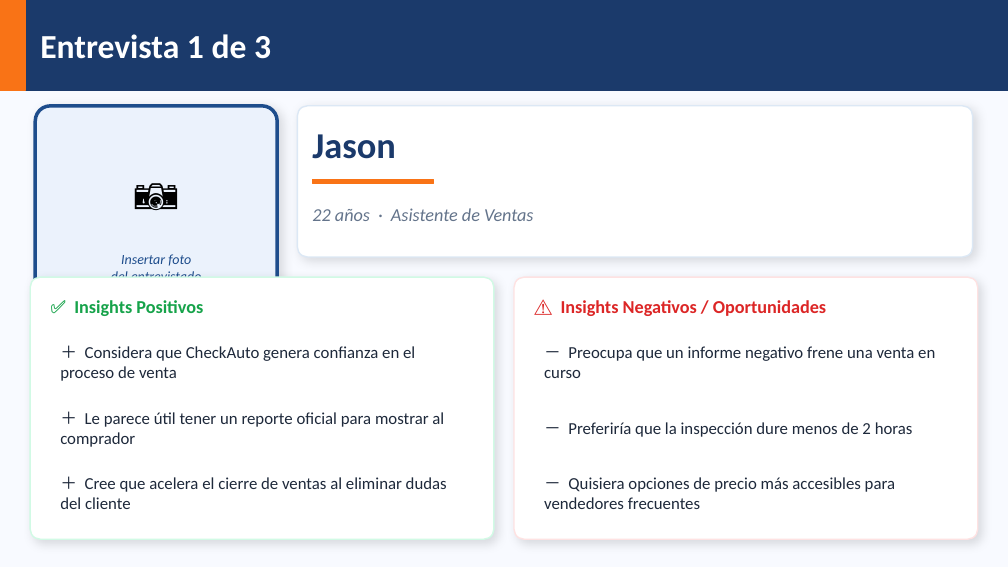
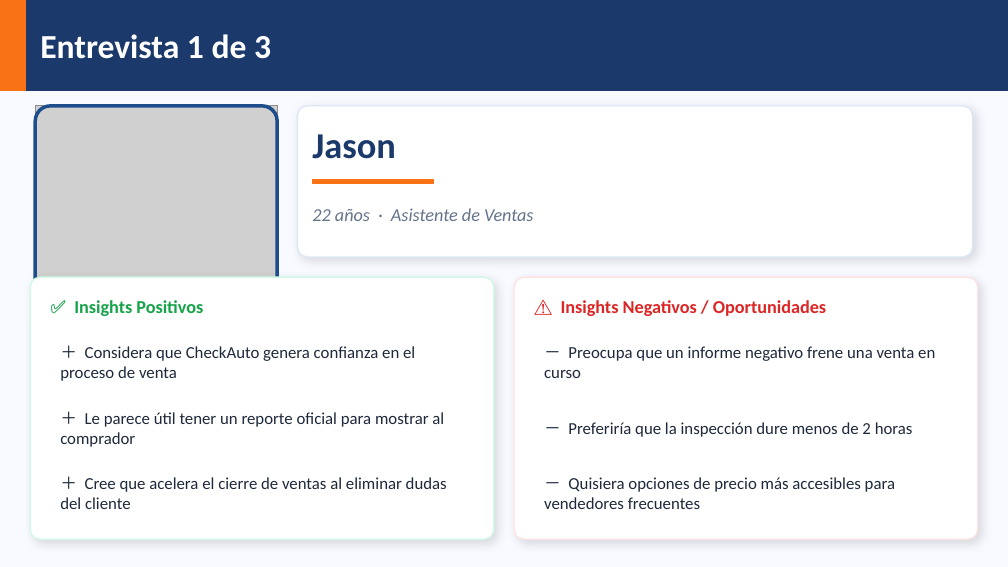
Before and after one commit to jhonnBoza/pptcheckauto, a slide deck: slide 18 of CheckAuto_Presentacion.pptx. Drawn at 1008x567 pixels with LibreOffice and Linux fonts; fonts in the diff are those of the drawing; grey boxes stand for pictures. Boxes give left, top, right and bottom in pixels: in the first picture for what was removed or moved away, otherwise in the second. Text is boxed around its words. In the diff, an @@ line names an element or a change of style, - is before the commit and + after.

Commit message:
Add real photos for interviews and focus group

```diff
--- a/CheckAuto_Presentacion.pptx
+++ b/CheckAuto_Presentacion.pptx
@@ rounded rectangle at [35,106,277,363]: fill #EBF2FC to none; shadow off @@
@@ picture added at [35,106,277,363] @@
@@ text removed at [35,156,277,227] @@
-📷
@@ text removed at [111,254,201,277] @@
-Insertar foto
-del entrevistado
```
Also in this commit, not shown: 2 other slides changed.
